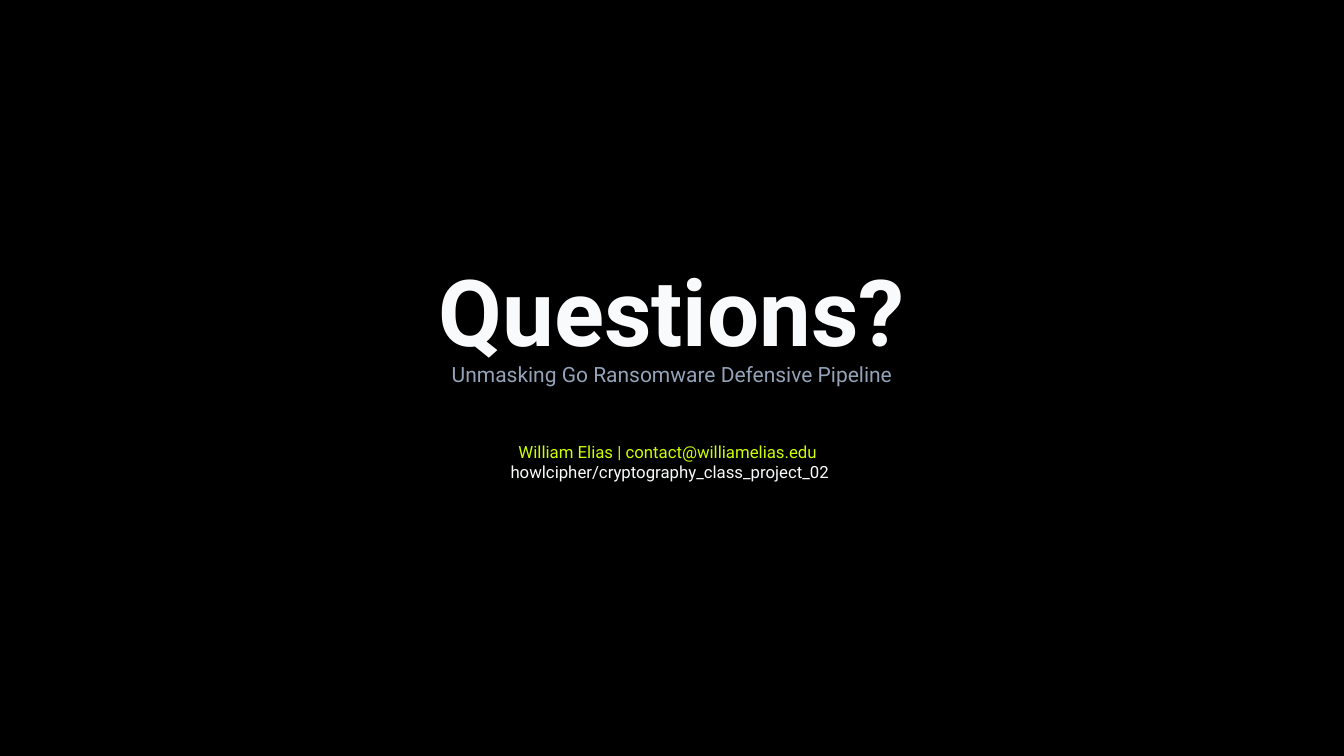
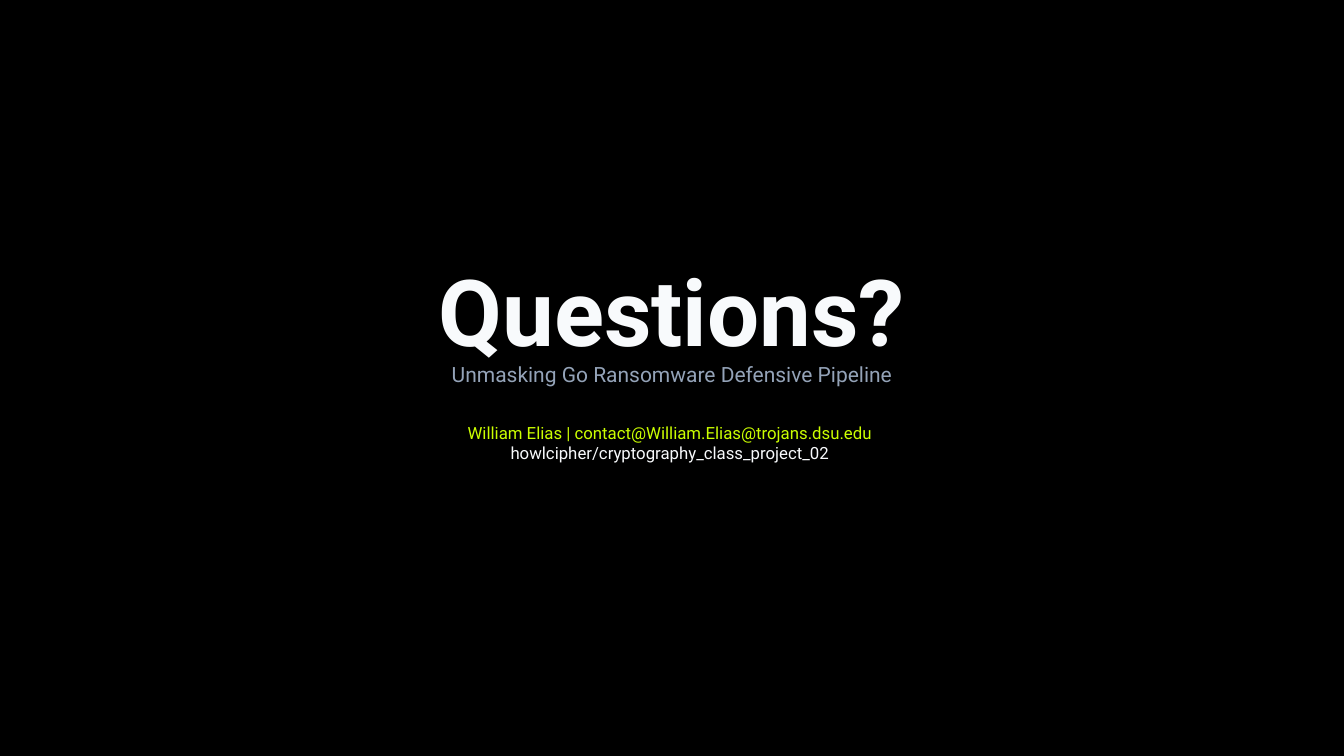
Before and after one commit to howlcipher/cryptography_class_project_02, a slide deck: slide 15 of School deliverables/presentation/Unmasking Go Ransomware.pptx. Drawn at 1344x756 pixels with LibreOffice and Linux fonts; fonts in the diff are those of the drawing; background and template pictures are left out. Boxes give left, top, right and bottom in pixels: in the first picture for what was removed or moved away, otherwise in the second. Text is boxed around its words. In the diff, an @@ line names an element or a change of style, - is before the commit and + after.

Commit message:
email change

```diff
--- a/School deliverables/presentation/Unmasking Go Ransomware.pptx
+++ b/School deliverables/presentation/Unmasking Go Ransomware.pptx
@@ text at <box>468,426,872,463</box>: text changed; text colour #F8FAFC to #CCFF00 @@
-William Elias | contact@williamelias.edu howlcipher/cryptography_class_project_02
+William Elias | contact@William.Elias@trojans.dsu.edu howlcipher/cryptography_class_project_02
```
